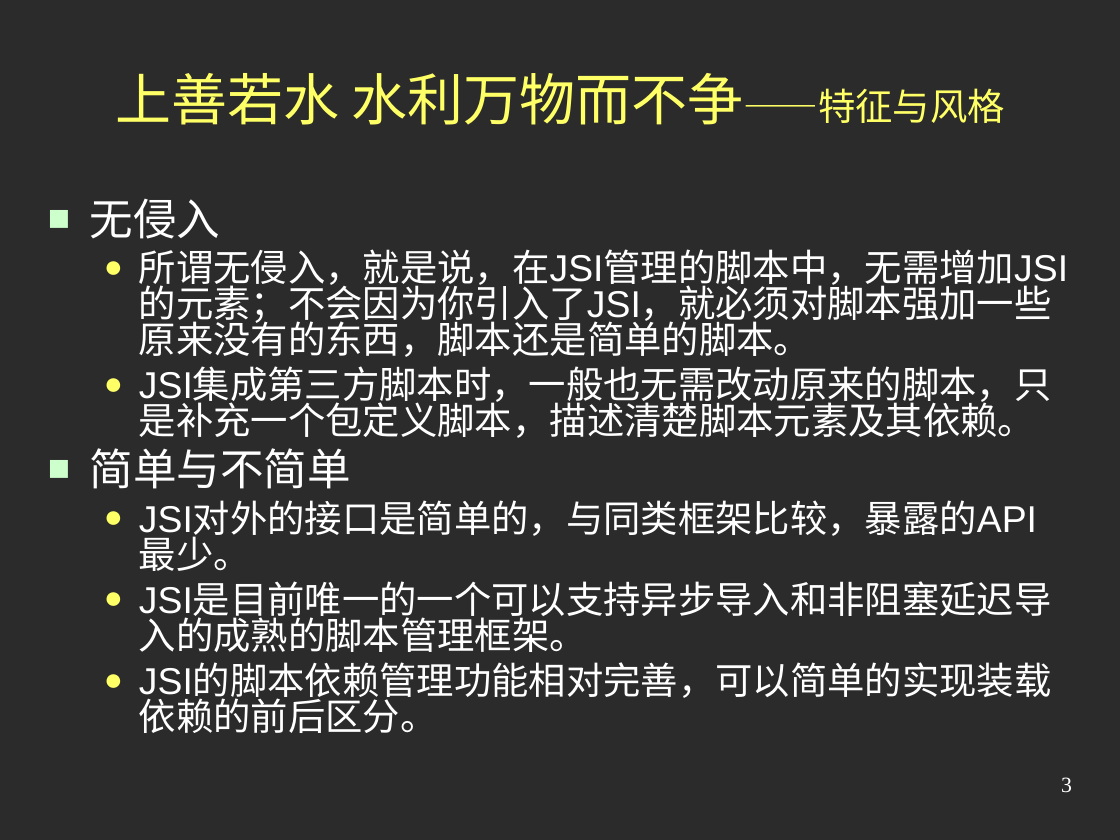
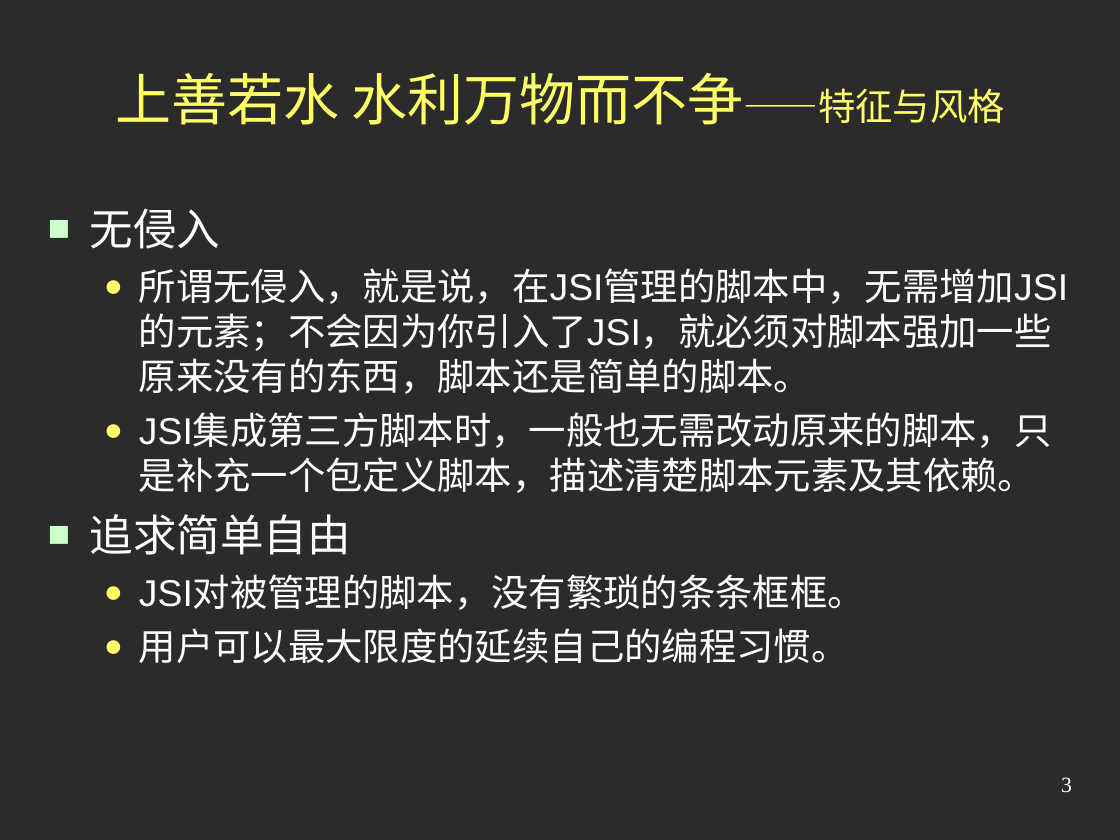
Before and after one commit to austgl/jsi, a slide deck: slide 3 of JSI2/web/doc/Preview2.ppt. Drawn at 1120x840 pixels with LibreOffice and Linux fonts; fonts in the diff are those of the drawing; background and template pictures are left out; a plain dark background stands for a picture behind light text. Boxes give left, top, right and bottom in pixels: in the first picture for what was removed or moved away, otherwise in the second. Text is boxed around its words. In the diff, an @@ line names an element or a change of style, - is before the commit and + after.

```diff
--- a/JSI2/web/doc/Preview2.ppt
+++ b/JSI2/web/doc/Preview2.ppt
@@ text at (x1=90, y1=209, x2=1068, y2=493): line spacing 0.8 to 1 @@
@@ text at (x1=90, y1=514, x2=865, y2=663): text changed @@
-■ 简单与不简单
-  ● JSI对外的接口是简单的，与同类框架比较，暴露的API最少。
-  ● JSI是目前唯一的一个可以支持异步导入和非阻塞延迟导入的成熟的脚本管理框架。
-  ● JSI的脚本依赖管理功能相对完善，可以简单的实现装载依赖的前后区分。
+■ 追求简单自由
+  ● JSI对被管理的脚本，没有繁琐的条条框框。
+  ● 用户可以最大限度的延续自己的编程习惯。
```
Also in this commit, not shown: 4 other slides changed.
